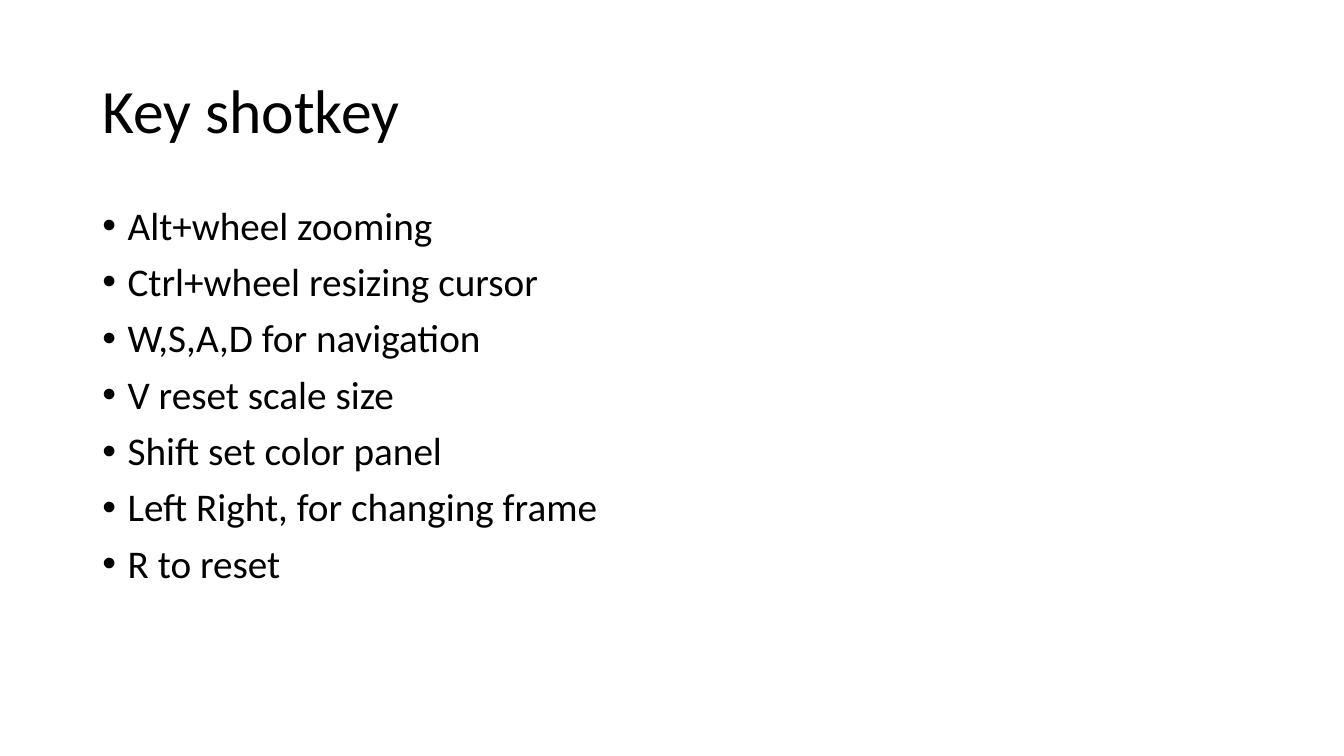
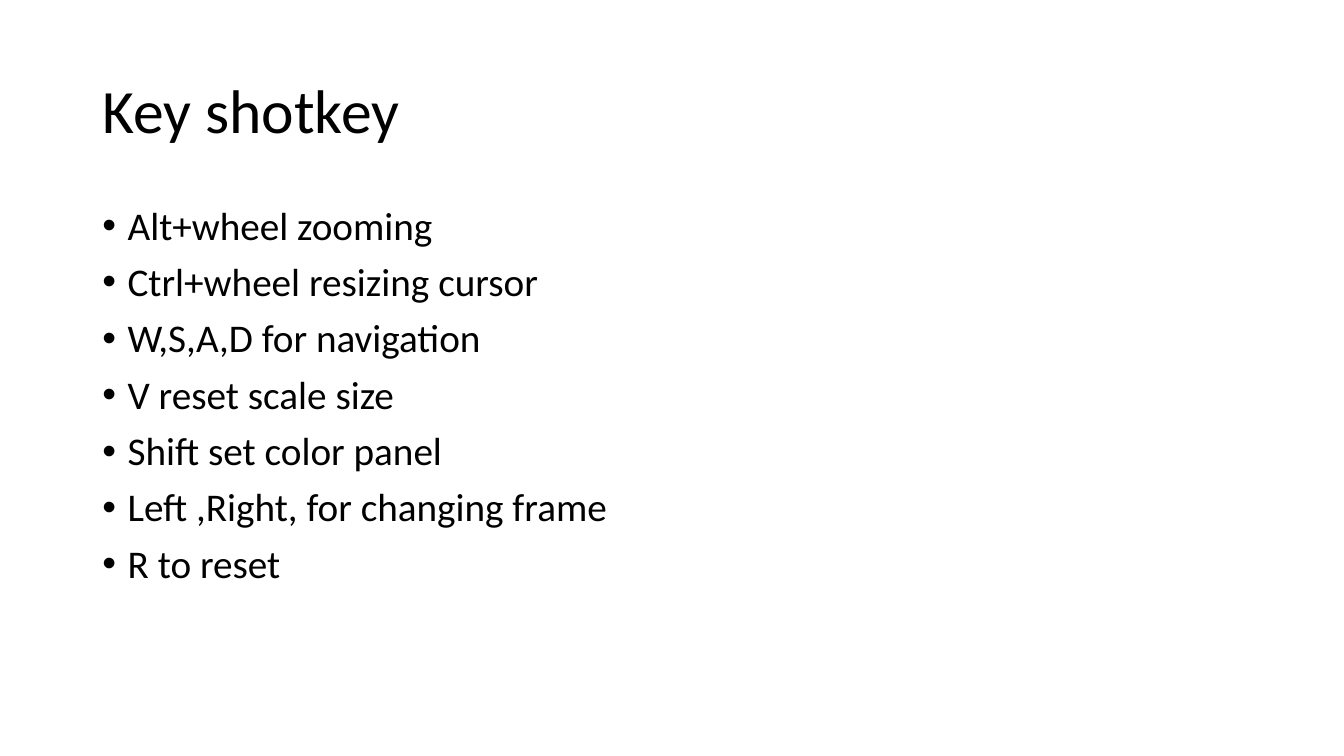
Before and after one commit to YeLyuUT/VideoSemanticLabeler, a slide deck: slide 3 of Structure.pptx. Drawn at 1344x756 pixels with LibreOffice and Linux fonts; fonts in the diff are those of the drawing. Boxes give left, top, right and bottom in pixels: in the first picture for what was removed or moved away, otherwise in the second. Text is boxed around its words. In the diff, an @@ line names an element or a change of style, - is before the commit and + after.

```diff
--- a/Structure.pptx
+++ b/Structure.pptx
@@ text at <box>128,493,606,528</box>: text changed @@
-• Left Right, for changing frame
+• Left ,Right, for changing frame
```
Also in this commit, not shown: 16 other files.
